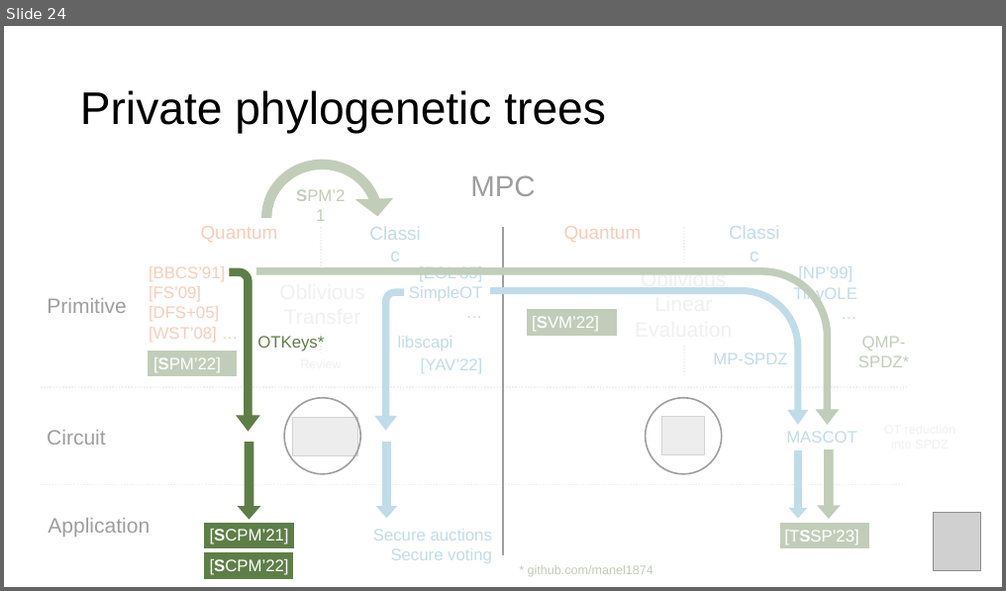
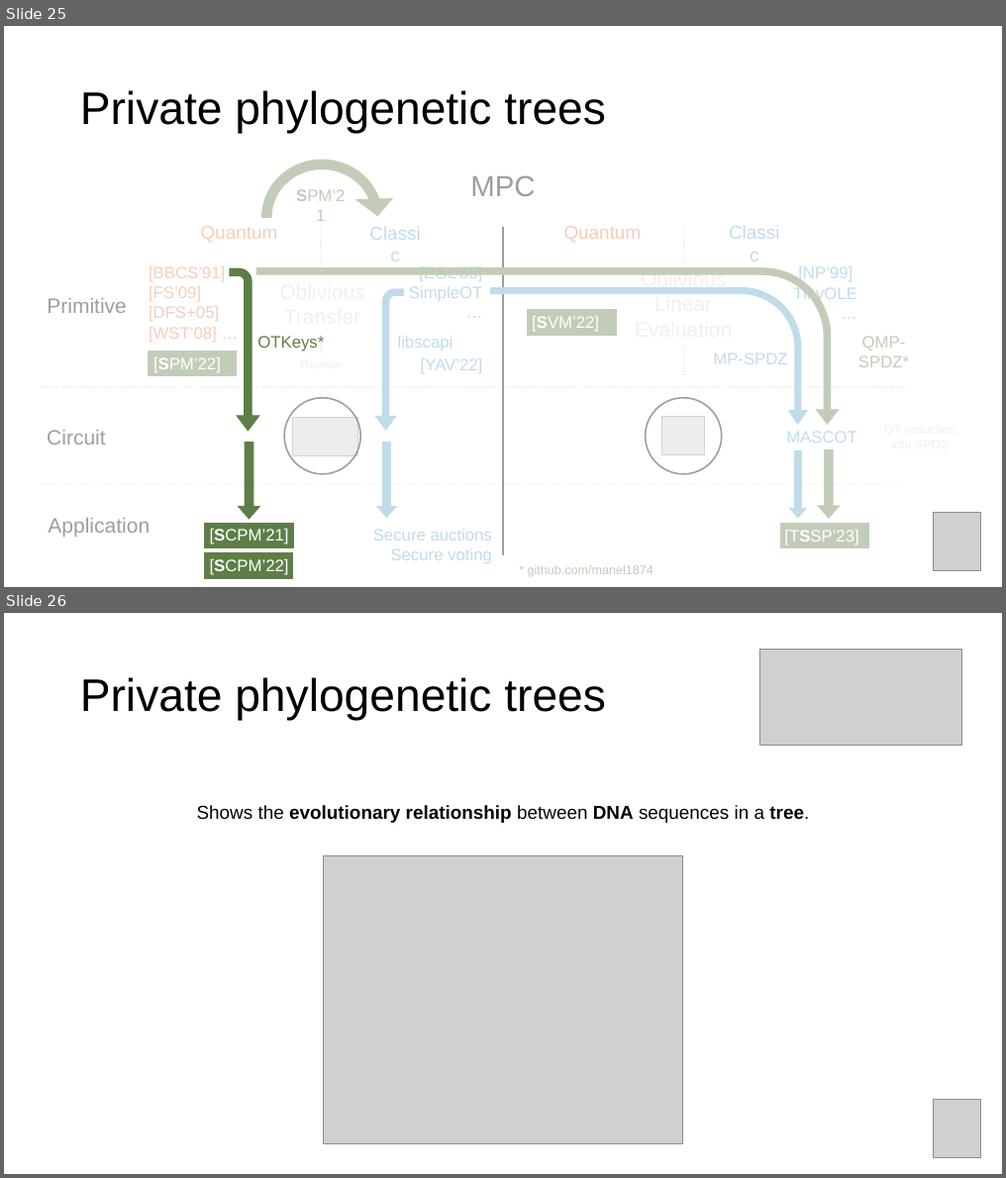
Before and after one commit to manel1874/PhD-thesis, a slide deck: thesis_defense/Thesis_presentation.pptx. Shown one above the other, each under a label of ours: slide 24 before the commit, slides 25 and 26 after it. The pictures are 1006x591 and 1006x1178 pixels, drawn with LibreOffice and Linux fonts; fonts in the diff are those of the drawing; grey boxes stand for pictures. Boxes give left, top, right and bottom in pixels: in the first picture for what was removed or moved away, otherwise in the second. Text is boxed around its words. In the diff, an @@ line names an element or a change of style, - is before the commit and + after.

```diff
--- a/thesis_defense/Thesis_presentation.pptx
+++ b/thesis_defense/Thesis_presentation.pptx
@@ slide 26 added at [4, 613, 1002, 1174], background #FFFFFF @@
@@ picture added at [760, 649, 961, 746] @@
@@ title added at [80, 677, 606, 721], 44 pt, text #000000 @@
+Private phylogenetic trees
@@ text added at [197, 805, 809, 823], 18 pt, text #000000, bold @@
+Shows the evolutionary relationship between DNA sequences in a tree.
@@ picture added at [324, 856, 683, 1145] @@
@@ picture added at [934, 1100, 982, 1157] @@
@@ what was slide 24 is now slide 25 @@
```
Also in this commit, not shown: 11 slides changed, 16 other slides added, 1 slide removed, 1 other file.
